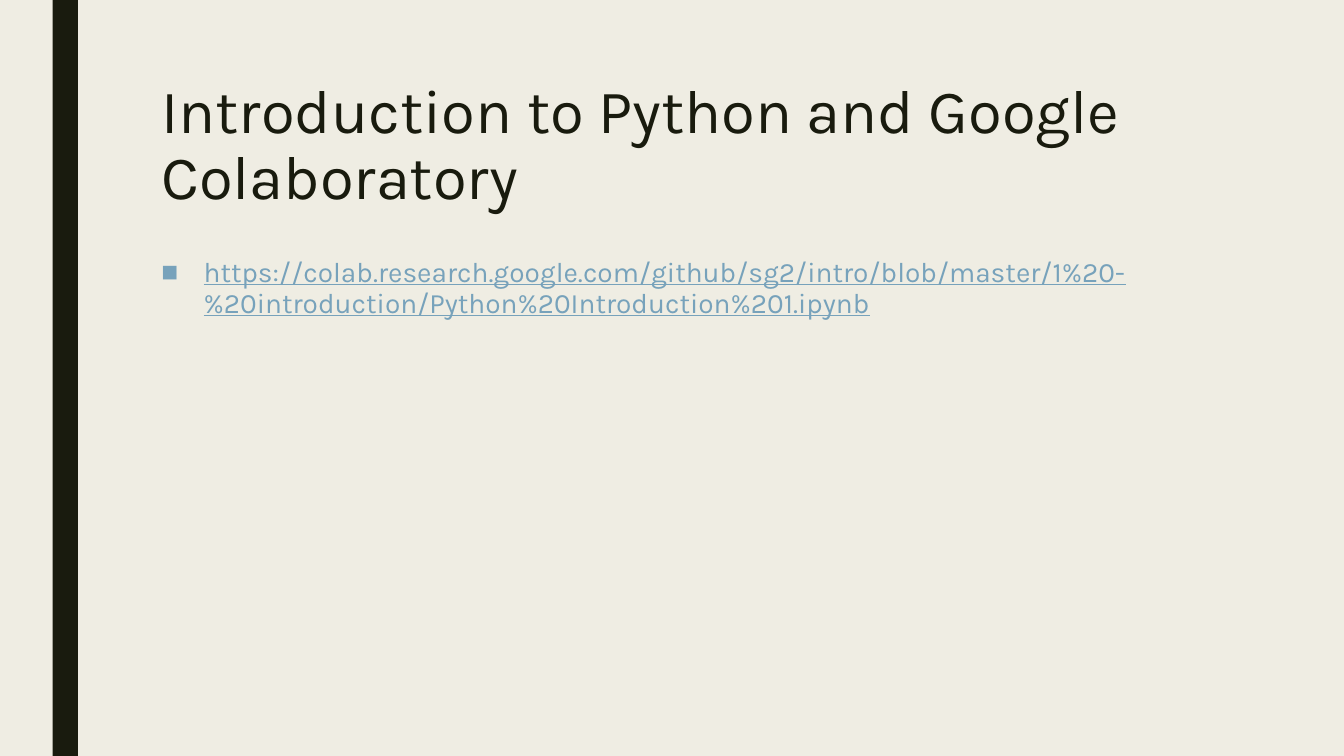
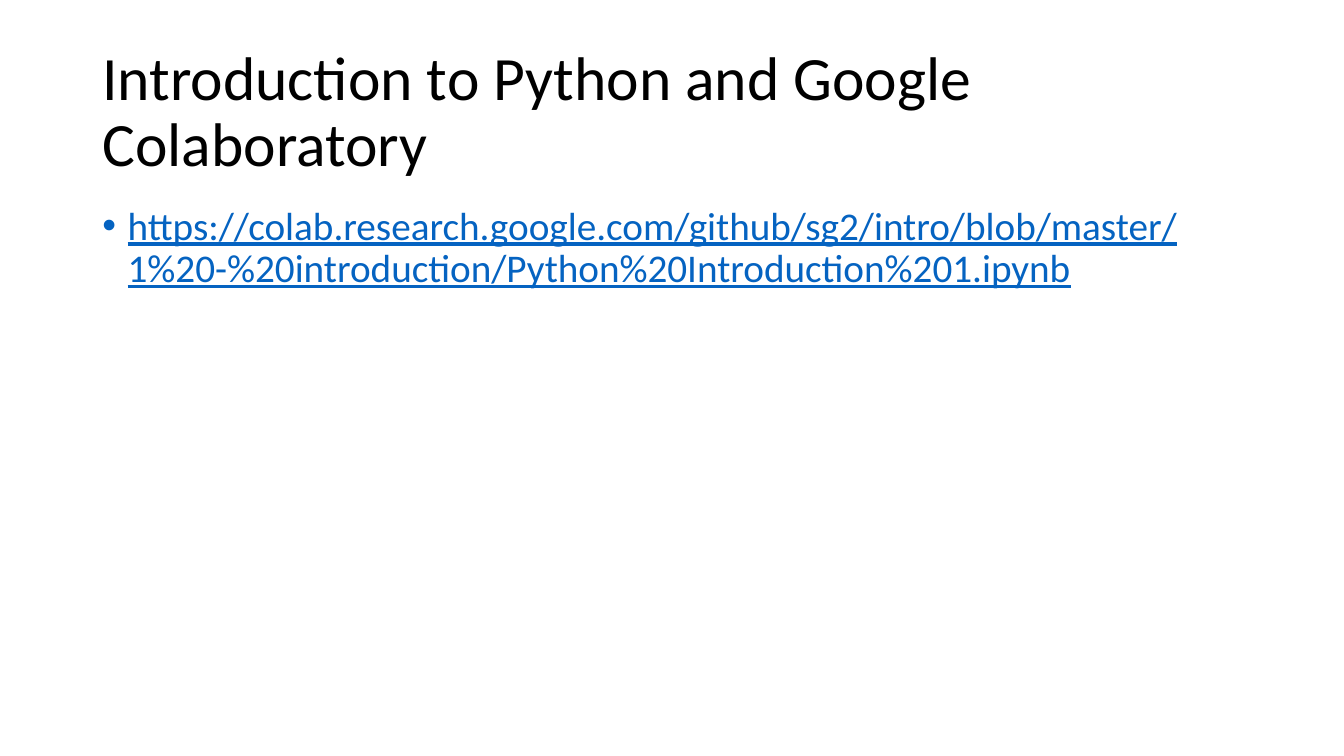
Before and after one commit to bahadirbklg/intro, a slide deck: slide 25 of 1 - introduction/DLMR 1 - introduction.pptx (slide 17 before the commit). Drawn at 1344x756 pixels with LibreOffice and Linux fonts; fonts in the diff are those of the drawing. Boxes give left, top, right and bottom in pixels: in the first picture for what was removed or moved away, otherwise in the second. Text is boxed around its words. In the diff, an @@ line names an element or a change of style, - is before the commit and + after.

```diff
--- a/1 - introduction/DLMR 1 - introduction.pptx
+++ b/1 - introduction/DLMR 1 - introduction.pptx
@@ background #EFEDE3 to #FFFFFF @@
@@ rectangle removed at (52,0,78,756) @@
@@ title "Introduction to Python and Google ...": place and size @@
-title "Introduction to Python and Google ..." at (161,90,1120,214)
+title "Introduction to Python and Google ..." at (102,57,970,176)
@@ title "Introduction to Python and Google ..." at (102,57,970,176): font Karla to Calibri, text colour #191B0E to #000000; line spacing 0.89 to 0.9; vertical alignment top to middle @@
@@ text "https://colab.research.google.com/github/sg2/intro/blob/mast ...": place and size @@
-text "https://colab.research.google.com/github/sg2/intro/blob/mast ..." at (204,261,1125,320)
+text "https://colab.research.google.com/github/sg2/intro/blob/mast ..." at (128,212,1177,289)
@@ text "https://colab.research.google.com/github/sg2/intro/blob/mast ..." at (128,212,1177,289): size 20 to 28 pt, font Karla to Calibri, text colour #77A2BB to #0563C1; bullet ■ to •; line spacing 0.94 to 0.9; less space between paragraphs @@
```
Also in this commit, not shown: 16 other slides changed, 15 slides added, 3 slides removed.
